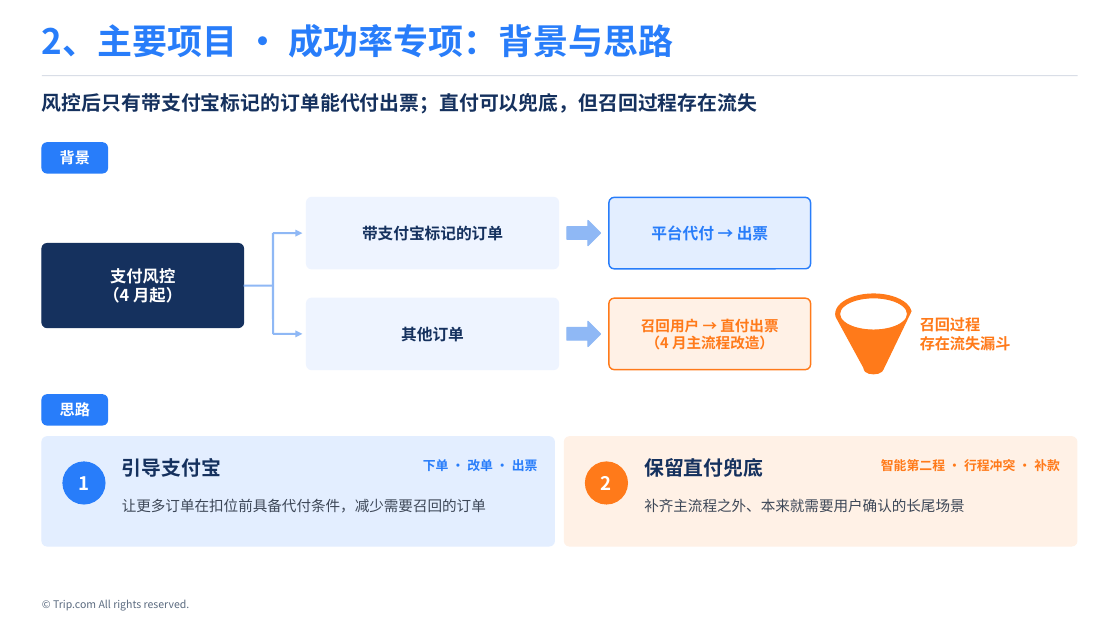
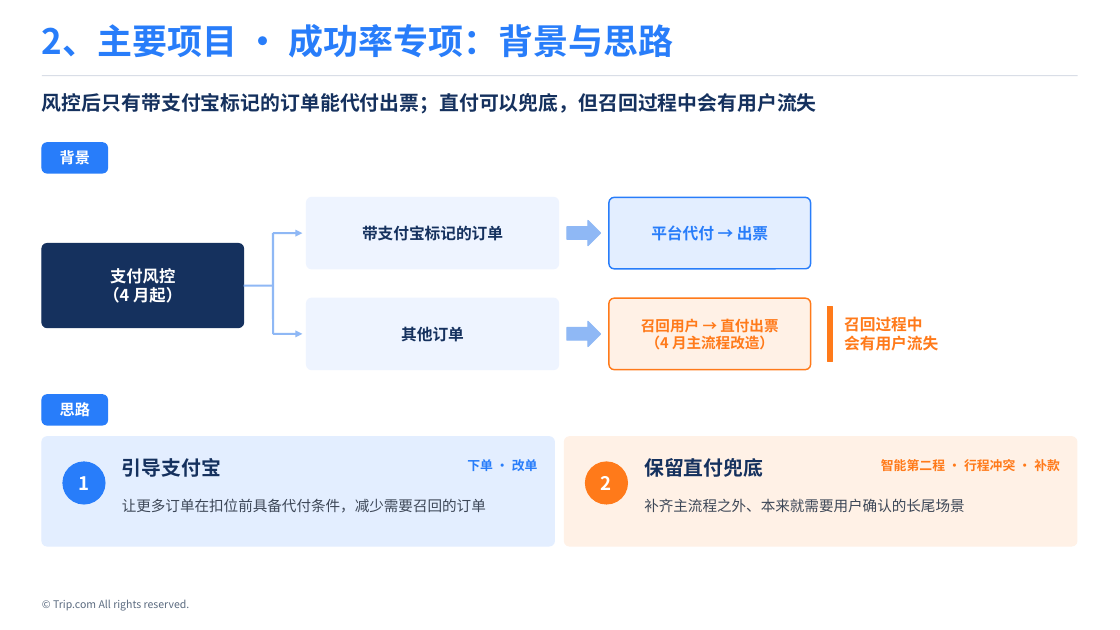
Before and after one commit to Wennie006/AI-myself, a slide deck: slide 7 of 留用答辩_v2.pptx. Drawn at 1120x630 pixels with LibreOffice and Linux fonts; fonts in the diff are those of the drawing. Boxes give left, top, right and bottom in pixels: in the first picture for what was removed or moved away, otherwise in the second. Text is boxed around its words. In the diff, an @@ line names an element or a change of style, - is before the commit and + after.

```diff
--- a/留用答辩_v2.pptx
+++ b/留用答辩_v2.pptx
@@ text at [42, 93, 817, 114]: text changed @@
-风控后只有带支付宝标记的订单能代付出票；直付可以兜底，但召回过程存在流失
+风控后只有带支付宝标记的订单能代付出票；直付可以兜底，但召回过程中会有用户流失
@@ rectangle: place and size @@
-rectangle at [836, 294, 912, 374]
+rectangle at [828, 307, 833, 361]
@@ rectangle at [828, 307, 833, 361]: funnel to rectangle @@
@@ text at [844, 316, 938, 351]: text changed; size 13 to 13.5 pt @@
-召回过程
-存在流失漏斗
+召回过程中
+会有用户流失
@@ text at [467, 459, 538, 471]: text changed @@
-下单 · 改单 · 出票
+下单 · 改单
```
Also in this commit, not shown: 1 other slide changed, 1 other file.
